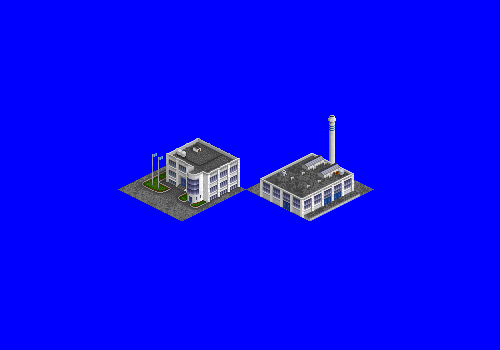
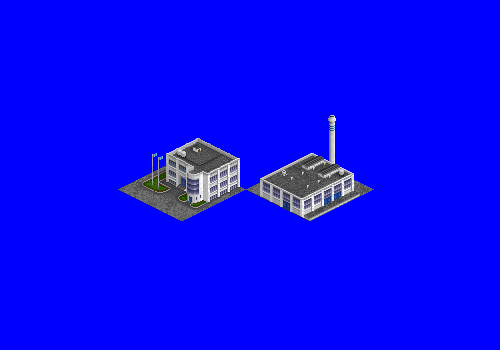
Layered file, before and after one edit (500x350). Changes by layer:
painted on "greeble" (2nd of 2, in "processor") over [280, 162, 344, 188]
painted on "roof part 1" over [302, 155, 340, 178]
painted on "dock" over [300, 195, 361, 221]
painted on "processor building" over [259, 154, 354, 218]
